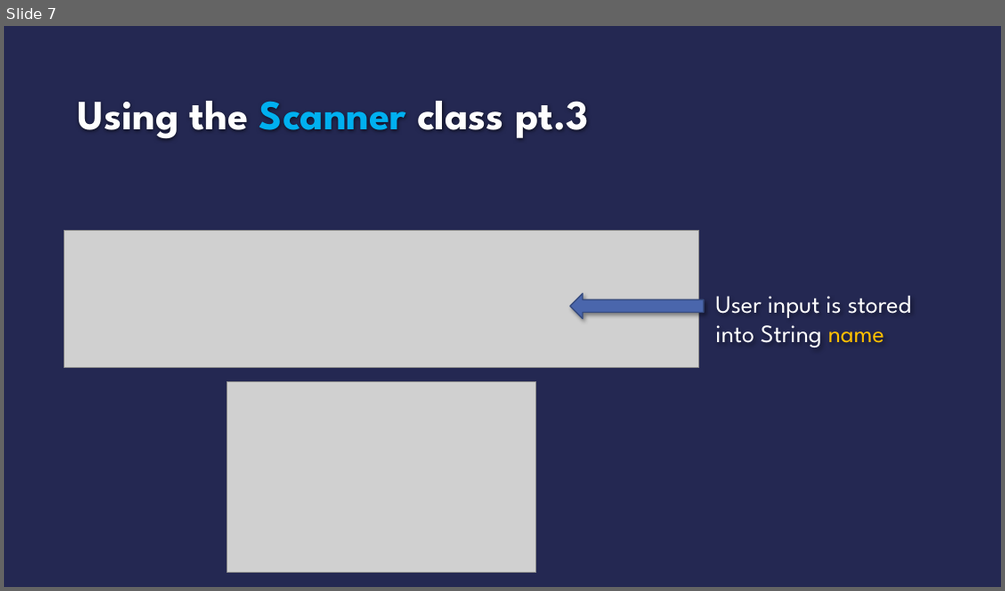
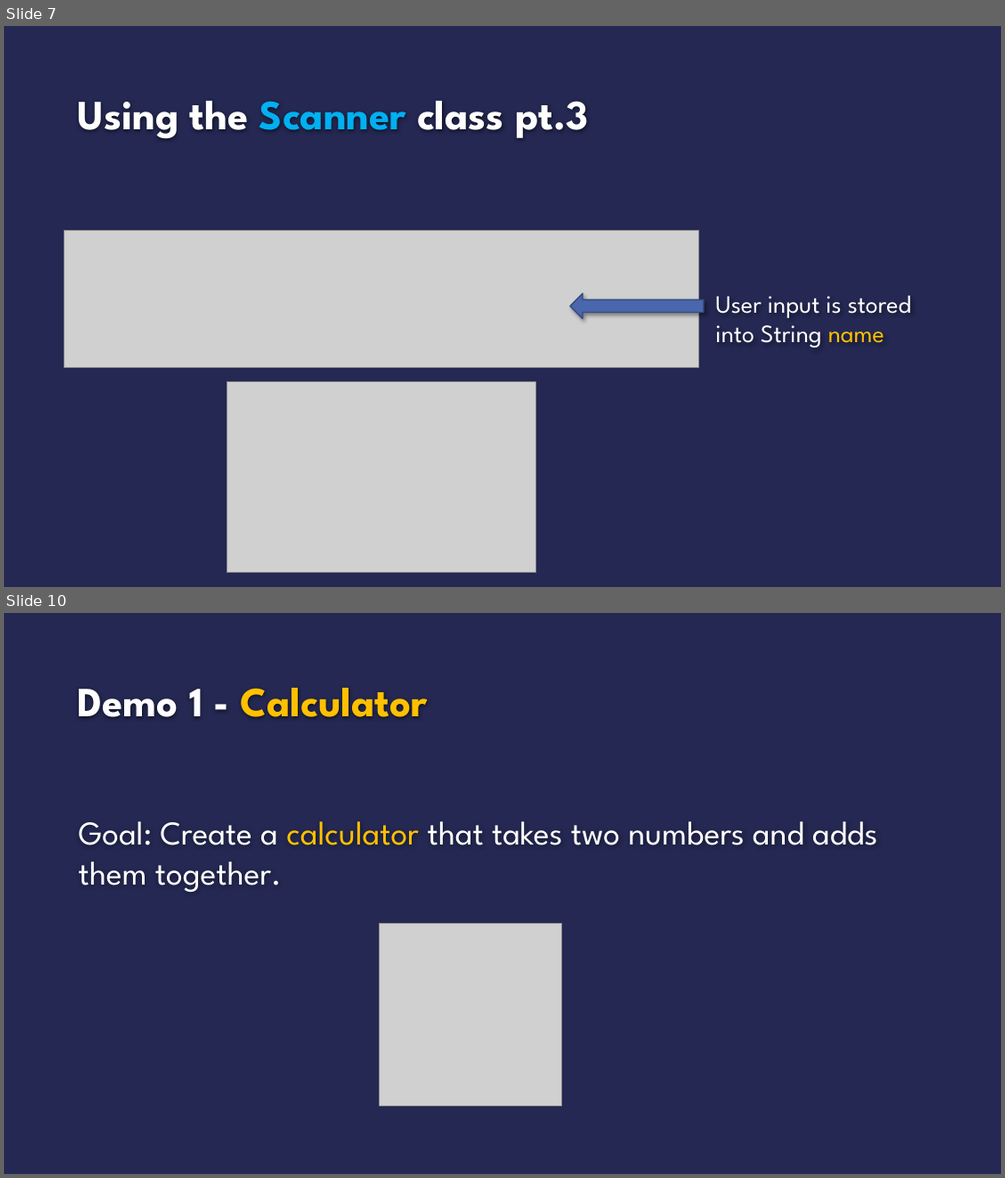
Before and after one commit to msantiago9/Marj, a slide deck: static/ppts/AP4-1.pptx. Shown one above the other, each under a label of ours: slide 7 before the commit, slides 7 and 10 after it; the slides between them are not shown. The pictures are 1005x591 and 1005x1178 pixels, drawn with LibreOffice and Linux fonts; fonts in the diff are those of the drawing; grey boxes stand for pictures; background and template pictures are left out. Boxes give left, top, right and bottom in pixels: in the first picture for what was removed or moved away, otherwise in the second. Text is boxed around its words. In the diff, an @@ line names an element or a change of style, - is before the commit and + after.

```diff
--- a/static/ppts/AP4-1.pptx
+++ b/static/ppts/AP4-1.pptx
@@ slide 10 added at (4, 613, 1001, 1174), background #242852 @@
@@ title added at (78, 688, 428, 717), 40 pt, text #FFC000, bold @@
+Demo 1 - Calculator
@@ text added at (79, 821, 877, 892), 32 pt, text #FFFFFF @@
+Goal: Create a calculator that takes two numbers and adds them together.
@@ picture added at (380, 924, 562, 1106) @@
```
Also in this commit, not shown: 1 slide changed, 5 other slides added, 5 other files.
